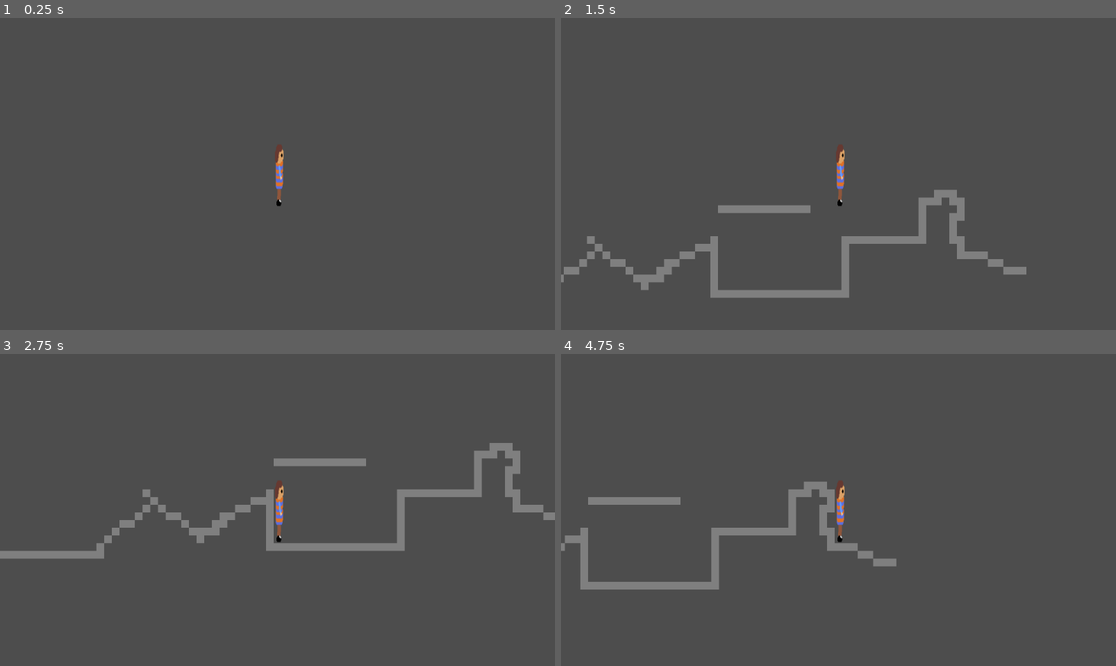
Above: before the commit, frames 1-4 (two rows, left to right).
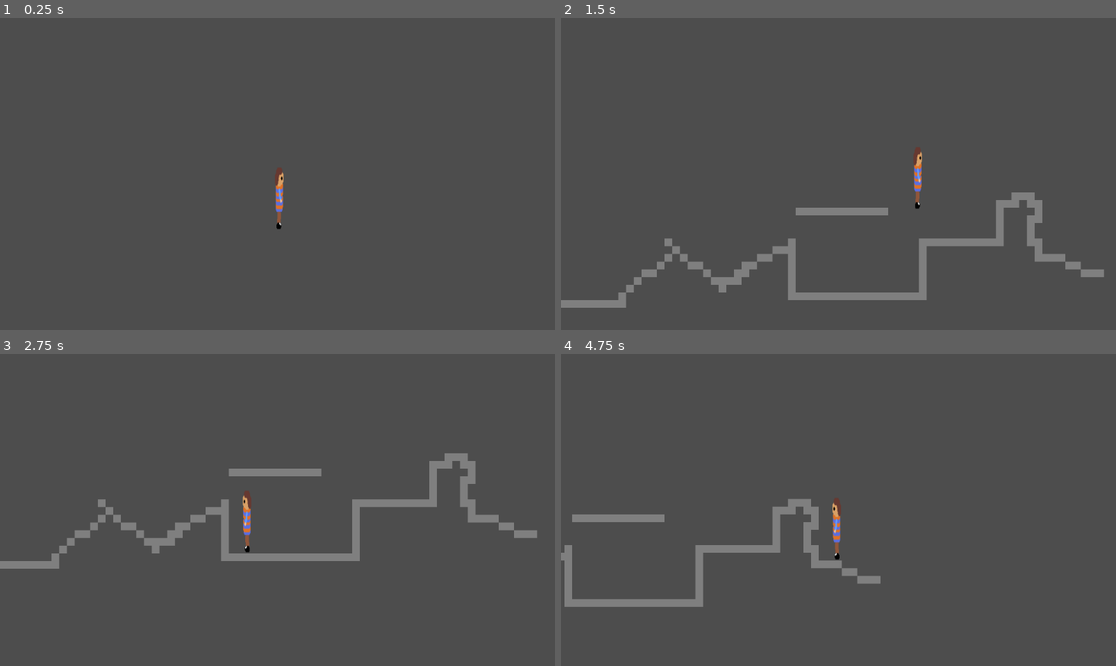
Above: after the commit, the same moments.

Repository: robertshepherdcpp/curiosity-calls
Game: Godot game, scene res://main.tscn
Same seed, same stepped clock (60 frames per second), same inputs: the game is played once before the commit and once after it.
Inputs:
- Up to frame 1 (0.25 s): no input
- Up to frame 2 (1.5 s): hold Right (right) from 0.53 s (still down); tap Space (jump) at 0.77 s
- Up to frame 3 (2.75 s): tap Space (jump) at 1.52 s; release Right (right) at 2.03 s; hold A (left) from 2.03 s (still down)
- Up to frame 4 (4.75 s): release A (left) at 2.78 s; hold Right (right) 2.78-4.28 s; tap Space (jump) at 3.02, 3.77, 4.52 s; hold A (left) from 4.28 s (still down)

The runs differ from the first frame. In frame 1, 0.3% of the frame differs, in the area x 49-52%, y 40-68%; in frame 2, 7.2%; in frame 3, 7.8%, in the area x 0-100%, y 28-69%; in frame 4, 5.8%.

Commit message:
flipping of character

Diff:
--- a/curiosity-calls/main.tscn
+++ b/curiosity-calls/main.tscn
@@ -42,6 +42,7 @@
 
 [node name="Camera2D" type="Camera2D" parent="Player" unique_id=2142991230]
 position = Vector2(1056, 243)
+position_smoothing_enabled = true
 
 [node name="TileMapLayer" type="TileMapLayer" parent="." unique_id=746992067]
 tile_map_data = PackedByteArray("AAAsADkAAAAAAAAAAAAtADkAAAAAAAAAAAAuADoAAAAAAAAAAAAvADoAAAAAAAAAAAAwADoAAAAAAAAAAAAxAD …(3328 unchanged characters)…
--- a/curiosity-calls/player.gd
+++ b/curiosity-calls/player.gd
@@ -6,6 +6,10 @@
 
 
 func _physics_process(delta: float) -> void:
+	if Input.is_action_just_pressed("left"):
+		$Sprite2D.flip_h = true
+	if Input.is_action_just_pressed("right"):
+		$Sprite2D.flip_h = false
 	# Add the gravity.
 	if not is_on_floor():
 		velocity += get_gravity() * delta
